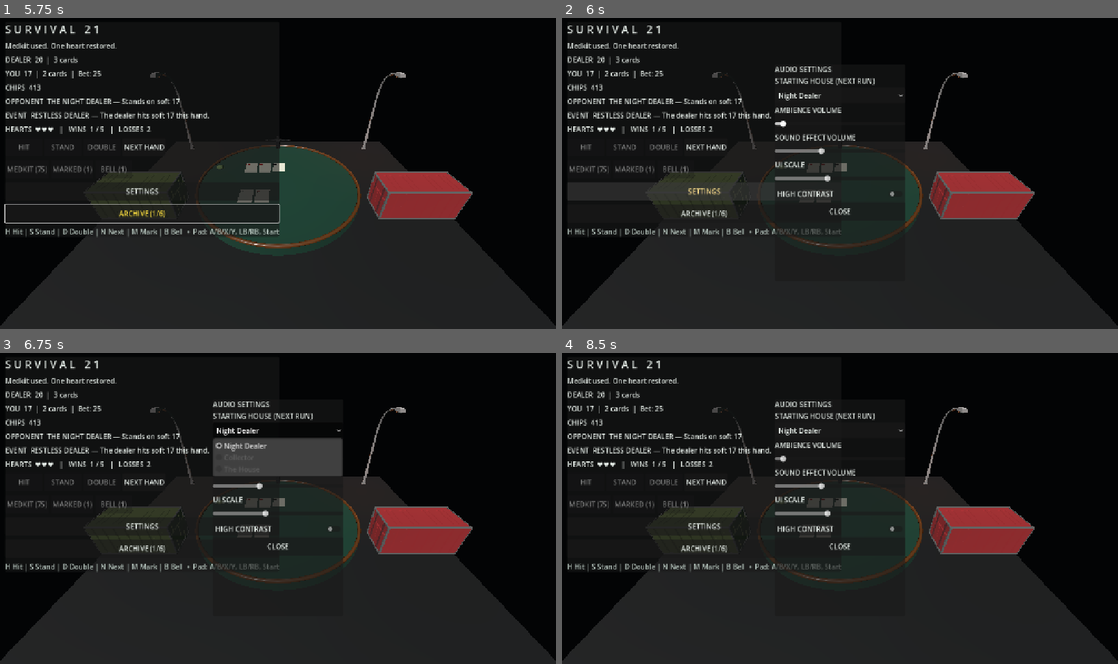
Above: before the commit, frames 1-4 (two rows, left to right).
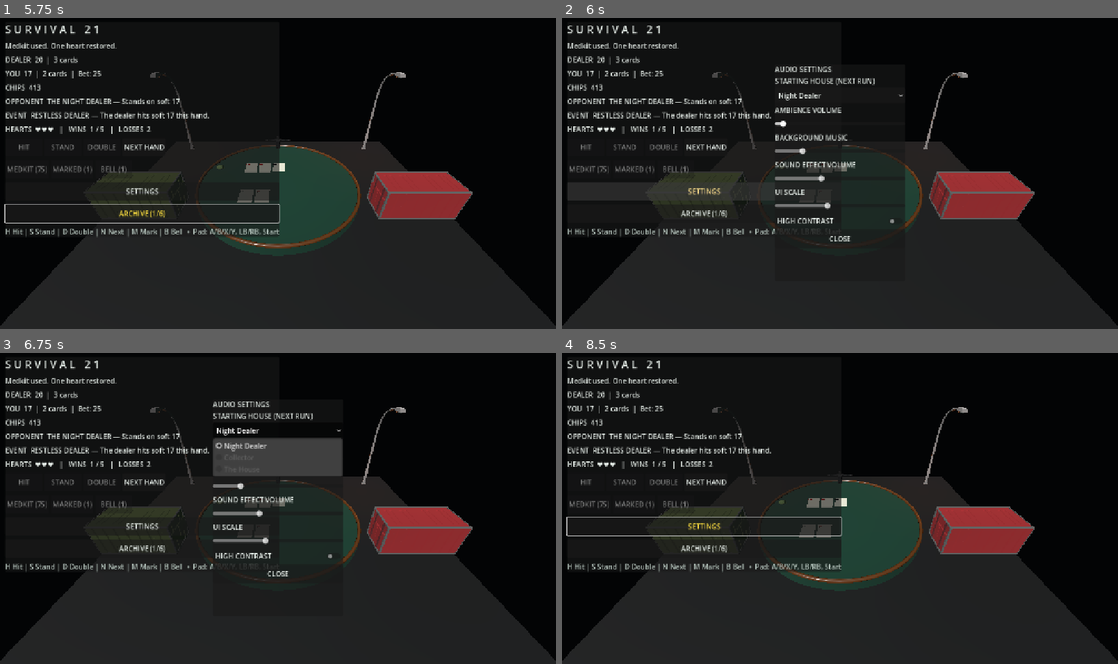
Above: after the commit, the same moments.

Repository: kage049754/Cgame
Game: Godot game, scene res://scenes/main.tscn
Same seed, same stepped clock (60 frames per second), same inputs: the game is played once before the commit and once after it.
Inputs (mouse positions are in pixels of both pictures, inside the frame that each line leads up to):
- Up to frame 1 (5.75 s): click "HIT" at 0.5 s; click "NEXT HAND" at 1.25 s; click "NEXT HAND" at 2 s; click "STAND" at 2.75 s; click "MEDKIT (75)" at 3.5 s; click "ARCHIVE (1/6)" at 4.25 s; click "OK" at 5 s
- Up to frame 2 (6 s): click "SETTINGS" at 5.75 s
- Up to frame 3 (6.75 s): click "Night Dealer" at 6.5 s
- Up to frame 4 (8.5 s): click "HIGH CONTRAST" at 7.25 s; tap Enter at 8 s; move the mouse to (812, 570) at 8.02 s; hold D from 8.03 s (still down); tap H at 8.1 s; click (812, 570) at 8.17 s

Frame 1 is identical in both runs. In frame 2, 1.1% of the frame differs, in the area x 38-60%, y 37-74%; in frame 3, 0.9%; in frame 4, 4.7%, in the area x 0-62%, y 15-75%.

Commit message:
Add original looping background music and independent volume control

Diff:
--- a/scripts/main.gd
+++ b/scripts/main.gd
@@ -59,6 +59,7 @@
 var archive_dialog: AcceptDialog
 var progression := ProgressionState.new()
 var ambience_slider: HSlider
+var music_slider: HSlider
 var effects_slider: HSlider
 var house_bell_active := false
 var current_event: Dictionary = {}
@@ -130,6 +131,7 @@
 func _load_settings() -> void:
 	var settings := SettingsStore.load_settings()
 	ambience_slider.value = float(settings.get("ambience_percent", 4.0))
+	music_slider.value = float(settings.get("music_percent", 20.0))
 	effects_slider.value = float(settings.get("effects_percent", 35.0))
 	ui_scale_slider.value = clampf(float(settings.get("ui_scale", 1.0)), 0.8, 1.3)
 	high_contrast_toggle.button_pressed = bool(settings.get("high_contrast", false))
@@ -137,6 +139,7 @@
 	starting_opponent_selector.select(selected_starting_tier)
 	_refresh_opponent_choices()
 	_on_ambience_volume_changed(ambience_slider.value)
+	_on_music_volume_changed(music_slider.value)
 	_on_effects_volume_changed(effects_slider.value)
 	_apply_ui_scale(ui_scale_slider.value)
 	_apply_high_contrast(high_contrast_toggle.button_pressed)
@@ -144,6 +147,7 @@
 func _save_settings() -> void:
 	SettingsStore.save_settings({
 		"ambience_percent": ambience_slider.value,
+		"music_percent": music_slider.value,
 		"effects_percent": effects_slider.value,
 		"ui_scale": ui_scale_slider.value,
 		"high_contrast": high_contrast_toggle.button_pressed,
@@ -227,6 +231,11 @@
 func _on_ambience_volume_changed(value: float) -> void:
 	if audio_system != null:
 		audio_system.call("set_ambience_volume", value / 100.0)
+	_save_settings()
+
+func _on_music_volume_changed(value: float) -> void:
+	if audio_system != null:
+		audio_system.call("set_music_volume", value / 100.0)
 	_save_settings()
 
 func _on_effects_volume_changed(value: float) -> void:
@@ -515,6 +524,21 @@
 	ambience_slider.accessibility_description = "Adjust background horror ambience from zero to one hundred percent."
 	ambience_slider.value_changed.connect(_on_ambience_volume_changed)
 	settings_column.add_child(ambience_slider)
+	var music_label := Label.new()
+	music_label.name = "MusicLabel"
+	music_label.text = "BACKGROUND MUSIC"
+	music_label.accessibility_name = "Background music volume"
+	music_label.accessibility_description = "Label for the background music volume slider."
+	settings_column.add_child(music_label)
+	music_slider = HSlider.new()
+	music_slider.min_value = 0
+	music_slider.max_value = 100
+	music_slider.step = 1
+	music_slider.custom_minimum_size = Vector2(260, 32)
+	music_slider.accessibility_name = "Background music volume"
+	music_slider.accessibility_description = "Adjust the original looping horror music from zero to one hundred percent."
+	music_slider.value_changed.connect(_on_music_volume_changed)
+	settings_column.add_child(music_slider)
 	var effects_label := Label.new()
 	effects_label.name = "EffectsLabel"
 	effects_label.text = "SOUND EFFECT VOLUME"
@@ -564,10 +588,10 @@
 		event_label, survival_label, hit_button, stand_button, double_button, deal_button,
 		medkit_button, marked_button, bell_button, settings_button, archive_button, restart_button
 	])
-	_link_focus_order([starting_opponent_selector, ambience_slider, effects_slider, ui_scale_slider, high_contrast_toggle, close_settings])
+	_link_focus_order([starting_opponent_selector, ambience_slider, music_slider, effects_slider, ui_scale_slider, high_contrast_toggle, close_settings])
 	_link_accessibility_flow([
 		settings_title, starting_opponent_label, starting_opponent_selector,
-		ambience_label, ambience_slider, effects_label, effects_slider,
+		ambience_label, ambience_slider, music_label, music_slider, effects_label, effects_slider,
 		scale_label, ui_scale_slider, high_contrast_toggle, close_settings
 	])
 	hit_button.grab_focus()
--- a/scripts/procedural_audio.gd
+++ b/scripts/procedural_audio.gd
@@ -3,8 +3,10 @@
 const SAMPLE_RATE := 22050
 
 var ambience_player: AudioStreamPlayer
+var music_player: AudioStreamPlayer
 var effects_player: AudioStreamPlayer
 var ambience_stream: AudioStreamWAV
+var music_stream: AudioStreamWAV
 var card_stream: AudioStreamWAV
 var win_stream: AudioStreamWAV
 var loss_stream: AudioStreamWAV
@@ -18,6 +20,14 @@
 	ambience_player.stream = ambience_stream
 	add_child(ambience_player)
 	ambience_player.play()
+
+	music_player = AudioStreamPlayer.new()
+	music_player.name = "MusicPlayer"
+	music_player.volume_db = -30.0
+	music_stream = _make_music()
+	music_player.stream = music_stream
+	add_child(music_player)
+	music_player.play()
 
 	effects_player = AudioStreamPlayer.new()
 	effects_player.name = "EffectsPlayer"
@@ -41,6 +51,45 @@
 			+ sin(TAU * 57.0 * time) * 0.06
 			+ sin(TAU * 83.0 * time) * 0.025
 		) * pulse
+		bytes.encode_s16(i * 2, int(clampf(sample, -1.0, 1.0) * 32767.0))
+	var stream := AudioStreamWAV.new()
+	stream.format = AudioStreamWAV.FORMAT_16_BITS
+	stream.mix_rate = SAMPLE_RATE
+	stream.stereo = false
+	stream.data = bytes
+	stream.loop_mode = AudioStreamWAV.LOOP_FORWARD
+	stream.loop_begin = 0
+	stream.loop_end = sample_count
+	return stream
+
+func _make_music() -> AudioStreamWAV:
+	var duration := 8.0
+	var segment_duration := 2.0
+	var chords := [
+		[146.83, 174.61, 220.0],
+		[116.54, 146.83, 174.61],
+		[174.61, 220.0, 261.63],
+		[130.81, 164.81, 196.0]
+	]
+	var sample_count := int(SAMPLE_RATE * duration)
+	var bytes := PackedByteArray()
+	bytes.resize(sample_count * 2)
+	for i in range(sample_count):
+		var time := float(i) / SAMPLE_RATE
+		var segment := int(time / segment_duration) % chords.size()
+		var segment_time := fposmod(time, segment_duration)
+		var edge := minf(segment_time, segment_duration - segment_time)
+		var fade := clampf(edge / 0.28, 0.0, 1.0)
+		fade = fade * fade * (3.0 - 2.0 * fade)
+		var chord: Array = chords[segment]
+		var pad := 0.0
+		for frequency in chord:
+			pad += sin(TAU * float(frequency) * time) / float(chord.size())
+		var bass := sin(TAU * 55.0 * time) * 0.07
+		var pulse := 0.88 + 0.12 * sin(TAU * 0.25 * time)
+		var bell_time := fposmod(time, segment_duration)
+		var bell := sin(TAU * 523.25 * bell_time) * exp(-bell_time * 3.8) * 0.018
+		var sample := ((pad * 0.13 + bass) * fade + bell) * pulse
 		bytes.encode_s16(i * 2, int(clampf(sample, -1.0, 1.0) * 32767.0))
 	var stream := AudioStreamWAV.new()
 	stream.format = AudioStreamWAV.FORMAT_16_BITS
@@ -78,6 +127,10 @@
 	if ambience_player != null:
 		ambience_player.volume_db = _volume_to_db(value)
 
+func set_music_volume(value: float) -> void:
+	if music_player != null:
+		music_player.volume_db = _volume_to_db(value)
+
 func set_effects_volume(value: float) -> void:
 	if effects_player != null:
 		effects_player.volume_db = _volume_to_db(value)
--- a/scripts/settings_store.gd
+++ b/scripts/settings_store.gd
@@ -12,9 +12,10 @@
 static func load_settings(path: String = SETTINGS_PATH) -> Dictionary:
 	var config := ConfigFile.new()
 	if config.load(path) != OK:
-		return {"ambience_percent": 4.0, "effects_percent": 35.0, "ui_scale": 1.0, "high_contrast": false, "starting_opponent_tier": 0}
+		return {"ambience_percent": 4.0, "music_percent": 20.0, "effects_percent": 35.0, "ui_scale": 1.0, "high_contrast": false, "starting_opponent_tier": 0}
 	return {
 		"ambience_percent": float(config.get_value("audio", "ambience_percent", 4.0)),
+		"music_percent": float(config.get_value("audio", "music_percent", 20.0)),
 		"effects_percent": float(config.get_value("audio", "effects_percent", 35.0)),
 		"ui_scale": clampf(float(config.get_value("audio", "ui_scale", 1.0)), 0.8, 1.3),
 		"high_contrast": bool(config.get_value("audio", "high_contrast", false)),
--- a/tests/accessibility_test.gd
+++ b/tests/accessibility_test.gd
@@ -45,6 +45,8 @@
 	_expect((scene.get("archive_button") as Button).accessibility_name.contains("of 6 entries unlocked"), "Archive button should expose a dynamic unlock count")
 	_expect(ambience.accessibility_name == "Ambience volume", "Ambience slider should be named")
 	_expect(effects.accessibility_name == "Sound effects volume", "Effects slider should be named")
+	var music := scene.get("music_slider") as HSlider
+	_expect(music.accessibility_name == "Background music volume", "Music slider should be named")
 	_expect(scale.accessibility_name == "Interface scale", "Scale slider should be named")
 	_expect(contrast.accessibility_name == "High contrast", "Contrast toggle should be named")
 	var starting_selector := scene.get("starting_opponent_selector") as OptionButton
@@ -56,9 +58,11 @@
 	_expect(int(scene.get("run_starting_tier")) == 0, "Changing next-run preferences must not alter the active run's opponent tier")
 	var ambience_label := scene.find_child("AmbienceLabel", true, false) as Label
 	var effects_label := scene.find_child("EffectsLabel", true, false) as Label
+	var music_label := scene.find_child("MusicLabel", true, false) as Label
 	_expect(ambience_label.accessibility_name == "Ambience volume", "Ambience label should be accessible")
 	_expect(ambience_label.get_node_or_null(ambience_label.accessibility_flow_to_nodes[0]) == ambience, "Ambience label should describe its slider")
 	_expect(effects_label.get_node_or_null(effects_label.accessibility_flow_to_nodes[0]) == effects, "Effects label should describe its slider")
+	_expect(music_label.get_node_or_null(music_label.accessibility_flow_to_nodes[0]) == music, "Music label should describe its slider")
 	scene.call("_show_archive")
 	var archive_dialog := scene.get("archive_dialog") as AcceptDialog
 	var archive_labels := archive_dialog.find_children("*", "Label", true, false)
--- a/tests/audio_generation_test.gd
+++ b/tests/audio_generation_test.gd
@@ -11,7 +11,8 @@
 	await process_frame
 	var ambience := audio_system.get("ambience_stream") as AudioStreamWAV
 	var card := audio_system.get("card_stream") as AudioStreamWAV
-	if ambience == null or card == null:
+	var music := audio_system.get("music_stream") as AudioStreamWAV
+	if ambience == null or card == null or music == null:
 		push_error("Procedural audio streams were not generated.")
 		quit(1)
 		return
@@ -23,5 +24,9 @@
 		push_error("Card sound effect stream is empty.")
 		quit(1)
 		return
-	print("Procedural ambient and card audio generation passed.")
+	if music.data.size() < 300000 or music.loop_mode != AudioStreamWAV.LOOP_FORWARD:
+		push_error("Original background music stream is missing data or loop configuration.")
+		quit(1)
+		return
+	print("Procedural ambience, original background music, and sound effects passed.")
 	quit()
--- a/tests/settings_test.gd
+++ b/tests/settings_test.gd
@@ -4,7 +4,7 @@
 
 func _initialize() -> void:
 	var path := "user://settings_test.cfg"
-	var values := {"ambience_percent": 12.0, "effects_percent": 68.0, "ui_scale": 1.25, "high_contrast": true, "starting_opponent_tier": 2}
+	var values := {"ambience_percent": 12.0, "music_percent": 43.0, "effects_percent": 68.0, "ui_scale": 1.25, "high_contrast": true, "starting_opponent_tier": 2}
 	if not SettingsStore.save_settings(values, path):
 		push_error("Could not save settings.")
 		quit(1)
@@ -12,6 +12,10 @@
 	var loaded := SettingsStore.load_settings(path)
 	if not is_equal_approx(float(loaded.get("ambience_percent", 0.0)), 12.0):
 		push_error("Ambience setting did not round-trip.")
+		quit(1)
+		return
+	if not is_equal_approx(float(loaded.get("music_percent", 0.0)), 43.0):
+		push_error("Music volume setting did not round-trip.")
 		quit(1)
 		return
 	if not is_equal_approx(float(loaded.get("effects_percent", 0.0)), 68.0):
Not shown, changed: GAMEPLAY.md
